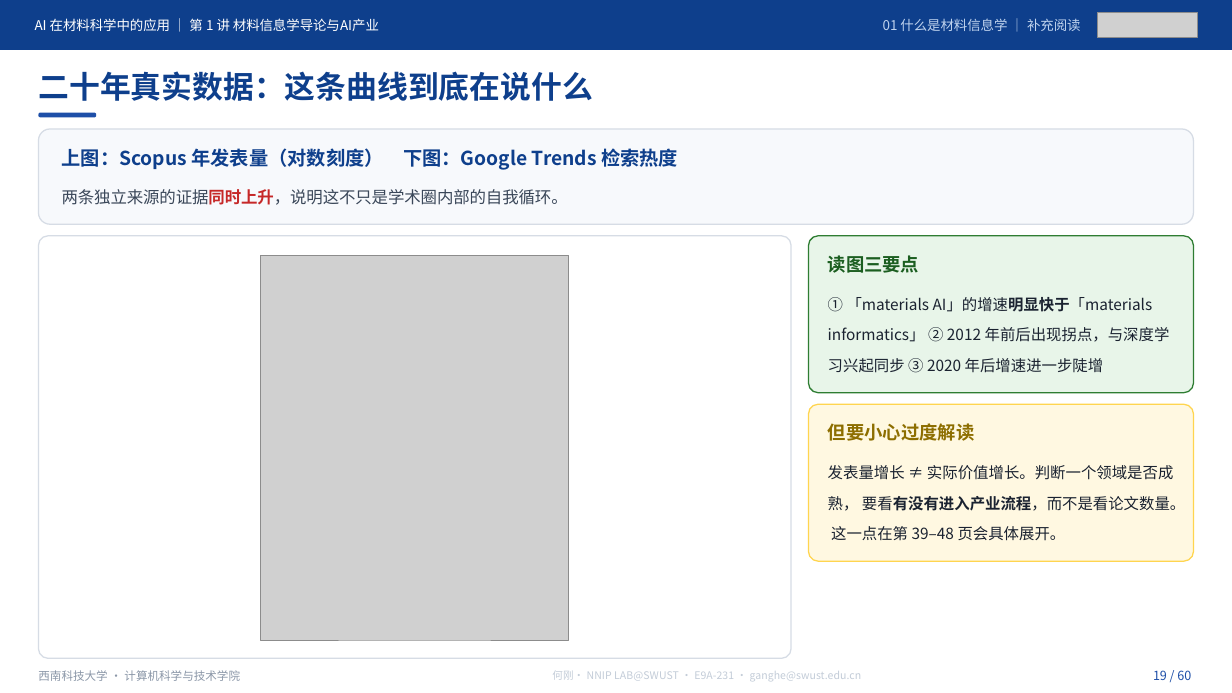
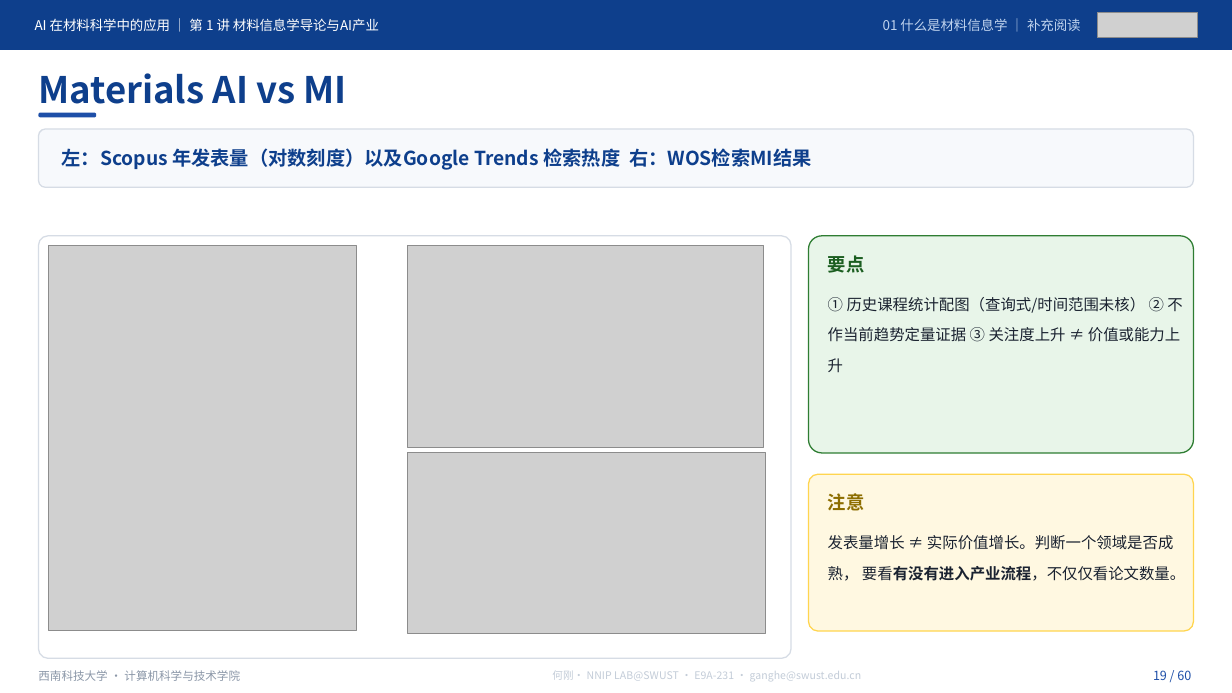
Before and after one commit to cosfrist/Applications-of-Artificial-Intelligence-in-Materials-Science-SWUST, a slide deck: slide 19 of lectures/01-材料信息学导论与AI产业/AI在材料科学中的应用-第1讲 材料信息学导论与AI产业-V5.pptx. Drawn at 1232x693 pixels with LibreOffice and Linux fonts; fonts in the diff are those of the drawing; grey boxes stand for pictures. Boxes give left, top, right and bottom in pixels: in the first picture for what was removed or moved away, otherwise in the second. Text is boxed around its words. In the diff, an @@ line names an element or a change of style, - is before the commit and + after.

Commit message:
课件更新：导论 / 第1讲手动修订，第2讲课件开放
导论（49 页，页数不变）
- 案例页统一加「概念示意（按文献重绘）」标注，区分示意与原文插图
- 证据边界收紧：火星制氧限定为地球实验室验证、尚未火星部署；
  Ti–Nb 标明为模拟应用而非新实验；弹性模量栏改为模型误差 MAE，
  不与材料模量值混同；不再宣称把可重复性写成目标函数
- P2 阅读导航补全 DOI 与 R1 第 1 章
- 新增逐页讲义、授课路线、SHA256 清单、课堂记录表（此前仓库只有课件）

第1讲（60 页，页数不变）
- 新增 8 张配图（约 1.9 MB），移除 2 张重复素材
- 科学表述修订：MGI 定位改为计算—数据—实验基础设施而非术语起点；
  Hall–Petch 斜率写明为经验拟合参数；P12 图注明「教学合成数据」
- P1 加课程仓库地址；P3 改为本讲预期目标，删去 90 分钟路线页内表
- code/ 补齐 运行预检-V5.py 与两份 README

第2讲（60 页）
- 首次发布课件；讲义、代码与表单仍待整讲验收后开放

校验
- 导论 SHA256 清单 6/6、第1讲 13/13 逐字节复算通过
- 顶层 README 发布状态同步；第 2 讲转为课件已发布

```diff
--- a/lectures/01-材料信息学导论与AI产业/AI在材料科学中的应用-第1讲 材料信息学导论与AI产业-V5.pptx
+++ b/lectures/01-材料信息学导论与AI产业/AI在材料科学中的应用-第1讲 材料信息学导论与AI产业-V5.pptx
@@ text at [38, 73, 347, 113]: text changed; size 24 to 28.5 pt @@
-二十年真实数据：这条曲线到底在说什么
+Materials AI vs MI
@@ rounded rectangle: place and size @@
-rounded rectangle at [39, 129, 1194, 225]
+rounded rectangle at [39, 129, 1194, 188]
@@ text at [62, 148, 812, 170]: text changed @@
-上图：Scopus 年发表量（对数刻度） 下图：Google Trends 检索热度
+左：Scopus 年发表量（对数刻度）以及Google Trends 检索热度 右：WOS检索MI结果
@@ text removed at [62, 189, 568, 205] @@
-两条独立来源的证据同时上升，说明这不只是学术圈内部的自我循环。
@@ rounded rectangle: place and size @@
-rounded rectangle at [809, 236, 1194, 393]
+rounded rectangle at [809, 236, 1194, 453]
@@ picture: place and size @@
-picture at [261, 255, 568, 640]
+picture at [48, 246, 356, 631]
@@ picture added at [408, 246, 763, 447] @@
@@ text at [828, 255, 865, 273]: text changed @@
-读图三要点
+要点
@@ text at [828, 297, 1182, 372]: text changed @@
-① 「materials AI」的增速明显快于「materials informatics」 ② 2012 年前后出现拐点，与深度学习兴起同步 ③ 2020 年后增速进一步陡增
+① 历史课程统计配图（查询式/时间范围未核） ② 不作当前趋势定量证据 ③ 关注度上升 ≠ 价值或能力上升
@@ picture added at [408, 453, 765, 634] @@
@@ rounded rectangle: place and size @@
-rounded rectangle at [809, 405, 1194, 562]
+rounded rectangle at [809, 474, 1194, 631]
@@ text at [828, 493, 865, 511]: text changed @@
-但要小心过度解读
+注意
@@ text at [828, 535, 1185, 581]: text changed @@
-发表量增长 ≠ 实际价值增长。判断一个领域是否成熟， 要看有没有进入产业流程，而不是看论文数量。 这一点在第 39–48 页会具体展开。
+发表量增长 ≠ 实际价值增长。判断一个领域是否成熟， 要看有没有进入产业流程，不仅仅看论文数量。
```
Also in this commit, not shown: 55 other slides changed, 20 other files.
